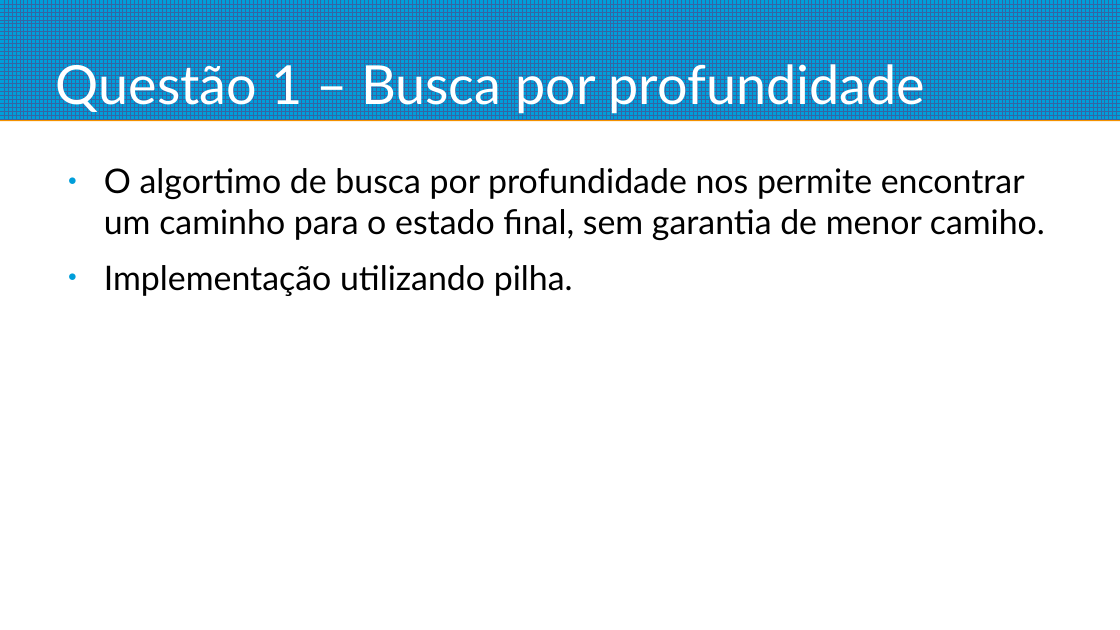
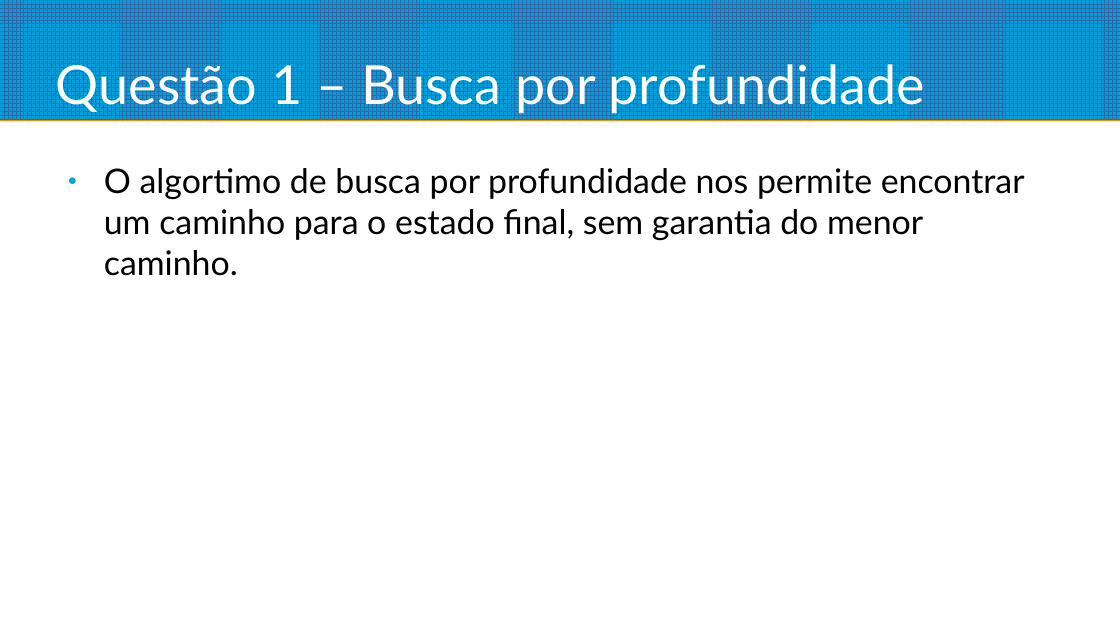
Before and after one commit to krugerleo/cs188, a slide deck: slide 2 of project1/apresentacao.odp. Drawn at 1120x630 pixels with LibreOffice and Linux fonts; fonts in the diff are those of the drawing. Boxes give left, top, right and bottom in pixels: in the first picture for what was removed or moved away, otherwise in the second. Text is boxed around its words. In the diff, an @@ line names an element or a change of style, - is before the commit and + after.

Commit message:
fix presentation

```diff
--- a/project1/apresentacao.odp
+++ b/project1/apresentacao.odp
@@ text at [104,168,1025,276]: text changed @@
-● O algortimo de busca por profundidade nos permite encontrar um caminho para o estado final, sem garantia de menor camiho.
-● Implementação utilizando pilha.
+● O algortimo de busca por profundidade nos permite encontrar um caminho para o estado final, sem garantia do menor caminho.
```
Also in this commit, not shown: 3 other slides changed, 9 slides added, 1 slide removed, 8 other files.
